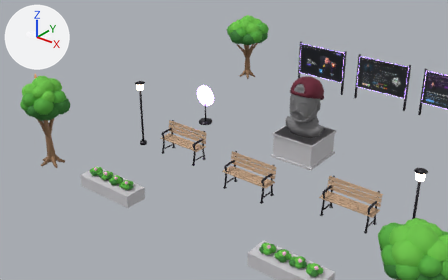
An edit to the glTF model public/models/outside.glb, drawn before and after from the same camera.
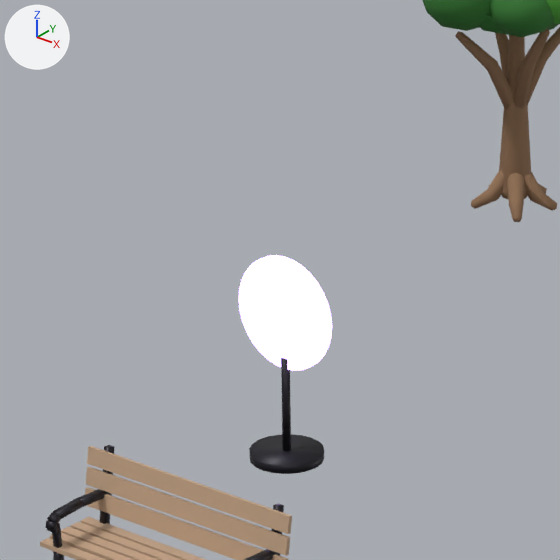
The first picture shows the older version from a 50 mm camera at (41.35, -21.15, 11.06) aimed at (26.25, -2.27, -0.65). The close-ups show the older and then the newer version on the part from 34% to 57% of the width and 14% to 50% of the height of that picture. Only the edits that show in the close-ups are written down. Lighting does not change. The marker at upper left points along +X, +Y and +Z. Where no turn or scale is listed for an object, it has been applied to the vertices.

The scene before the commit, as lines of its bpy script (objects in view):
```python
me_decor_tree0 = bpy.data.meshes.new('Decor_Tree0')
me_decor_tree0.from_pydata(...)  # 841 vertices, 1307 faces; spans x -1.03..0.97, y -1.04..1.06, z -0.06..3.13
# faces by material slot: [500, 220, 252, 335]
me_decor_tree0.materials.append(mat_trunk)  # brown #957355
me_decor_tree0.materials.append(mat_leaveslight)  # green #6cc545
me_decor_tree0.materials.append(mat_leaves)  # green #55ad3c
me_decor_tree0.materials.append(mat_leavesshade)  # dark green #357c30
me_globefoot = bpy.data.meshes.new('GlobeFoot')
me_globefoot.from_pydata(...)  # a 20-sided cylinder along z spanning x -0.3..0.3, y -0.3..0.3, z 0.0..0.08
me_globefoot.materials.append(mat_signframe)  # black #27242d
me_globemeridian = bpy.data.meshes.new('GlobeMeridian')
me_globemeridian.from_pydata(...)  # a 32-sided cylinder along y spanning x -0.47..0.47, y -0.015..0.015, z 0.78..1.72
me_globemeridian.materials.append(mat_signglow)  # purple #c4a0ff, glowing purple #c4a0ff
me_globestem = bpy.data.meshes.new('GlobeStem')
me_globestem.from_pydata(...)  # a 10-sided cylinder along z spanning x -0.033..0.033, y -0.035..0.035, z 0.04..0.87
me_globestem.materials.append(mat_signframe)  # black #27242d
ob_globefoot = bpy.data.objects.new('GlobeFoot', me_globefoot)
ob_globefoot.location = (25.2, -2.25, -0.12)
ob_globemeridian = bpy.data.objects.new('GlobeMeridian', me_globemeridian)
ob_globemeridian.location = (25.2, -2.25, -0.12)
ob_globestem = bpy.data.objects.new('GlobeStem', me_globestem)
ob_globestem.location = (25.2, -2.25, -0.12)
ob_tree_11 = bpy.data.objects.new('Tree_11', me_decor_tree0)
ob_tree_11.parent = ob_decor
ob_tree_11.location = (23.0, 3.75, -0.12)
ob_tree_11.rotation_euler = (0.0, 0.0, 2.331)  # degrees (0, 0, 134)
# also in view: 'Bench_1' at (26.6, -5.25, 0.48)
```
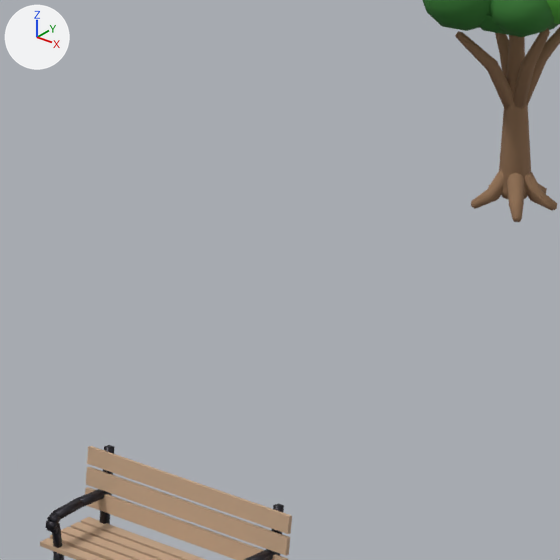
Pixel boxes (x1, y1, x2, y2) of what changed, in the close-ups (560 x 560 px):
'GlobeMeridian', deleted: before (238, 255, 332, 371)
'GlobeFoot', deleted (black): before (249, 434, 324, 474)
'GlobeStem', deleted (black): before (281, 358, 291, 451)

The change, as a list of edits to the scene's bpy script:
```text
Remove ob_globefoot:
    ob_globefoot = bpy.data.objects.new('GlobeFoot', me_globefoot)
    ob_globefoot.location = (25.2, -2.25, -0.12)
Remove ob_globemeridian:
    ob_globemeridian = bpy.data.objects.new('GlobeMeridian', me_globemeridian)
    ob_globemeridian.location = (25.2, -2.25, -0.12)
Remove ob_globestem:
    ob_globestem = bpy.data.objects.new('GlobeStem', me_globestem)
    ob_globestem.location = (25.2, -2.25, -0.12)
```
